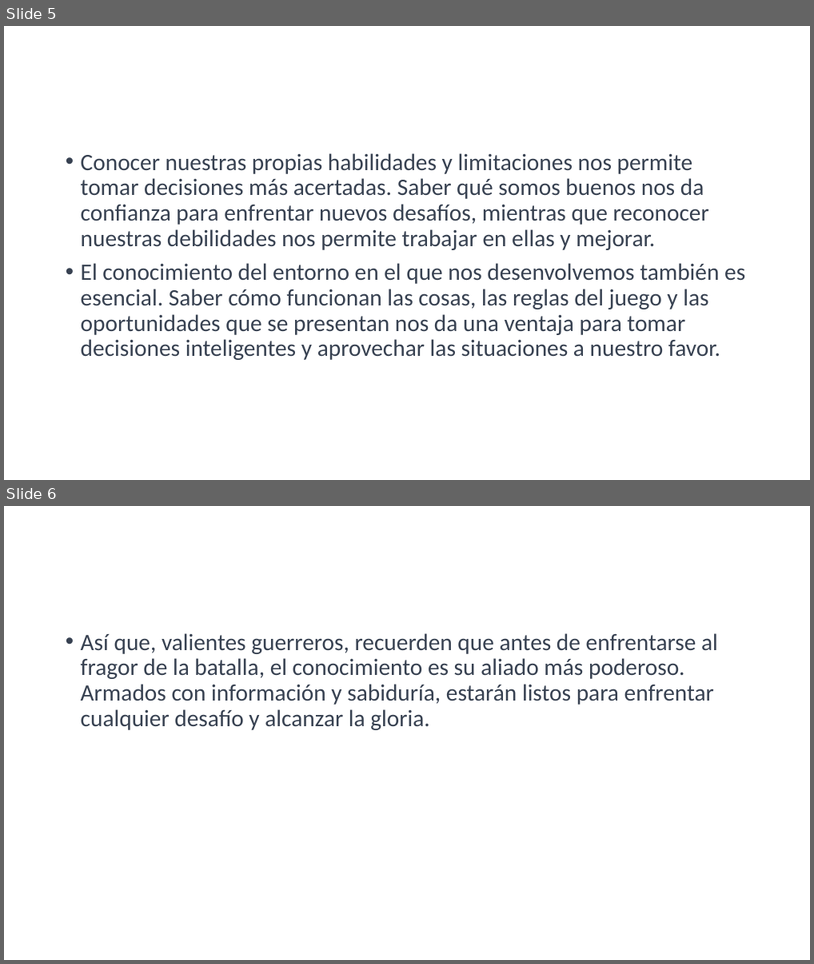
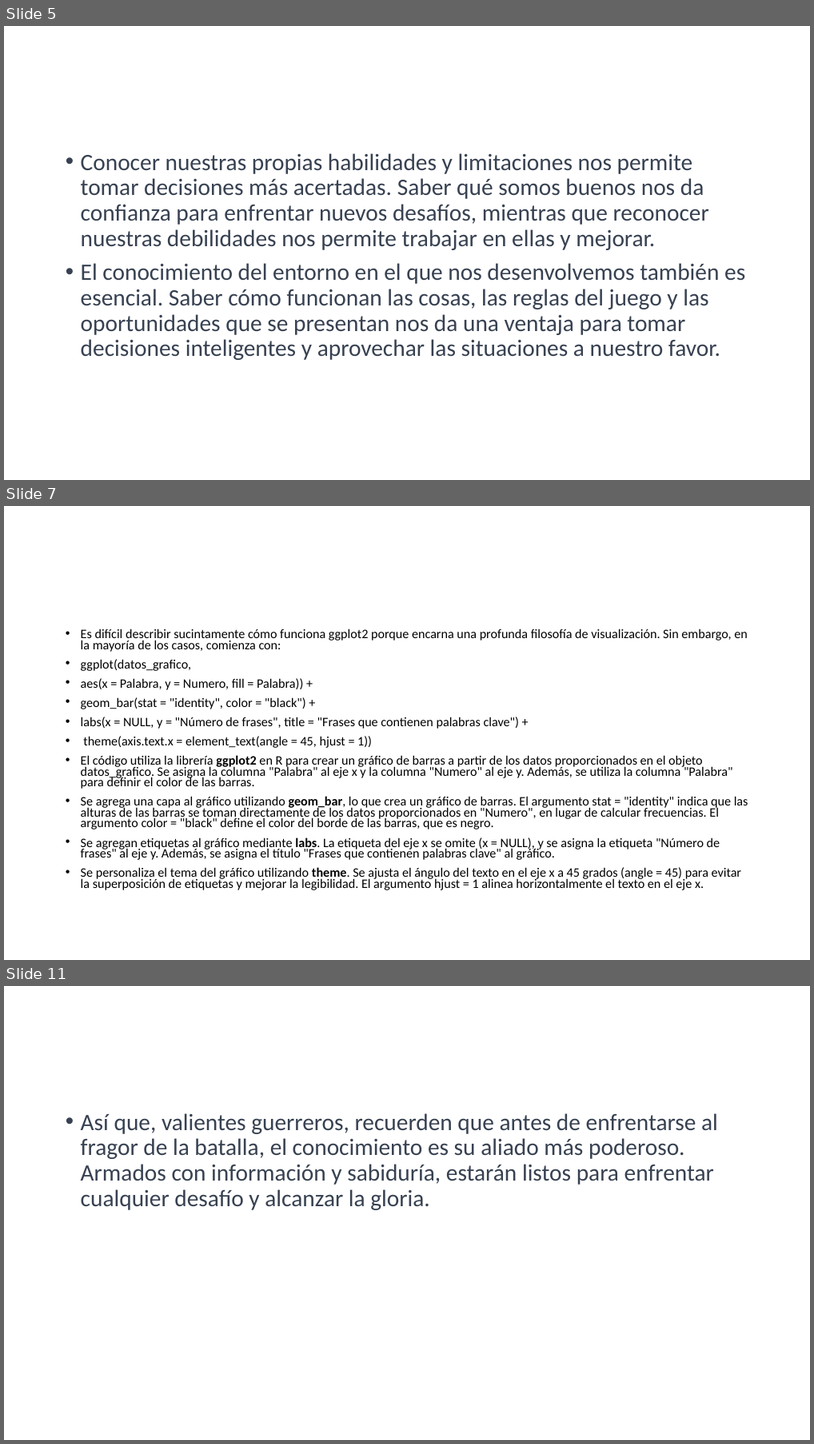
Before and after one commit to Byneros/TallerGestionDeDatosElArteDeLaGuerra, a slide deck: QUE DEBES CONOCER PARA GANAR CUALQUER BATALLA.pptx. Shown one above the other, each under a label of ours: slides 5 and 6 before the commit, slides 5, 7 and 11 after it; the slides between them are not shown. The pictures are 814x964 and 814x1444 pixels, drawn with LibreOffice and Linux fonts; fonts in the diff are those of the drawing. Boxes give left, top, right and bottom in pixels: in the first picture for what was removed or moved away, otherwise in the second. Text is boxed around its words. In the diff, an @@ line names an element or a change of style, - is before the commit and + after.

```diff
--- a/QUE DEBES CONOCER PARA GANAR CUALQUER BATALLA.pptx
+++ b/QUE DEBES CONOCER PARA GANAR CUALQUER BATALLA.pptx
@@ slide 7 added at (4,506,810,960), background #FFFFFF @@
@@ text added at (81,628,749,890), 15.4 pt, text #000000 @@
+• Es difícil describir sucintamente cómo funciona ggplot2 porque encarna una profunda filosofía de visualización. Sin embargo, en la mayoría de los casos, comienza con:
+• ggplot(datos_grafico,
+• aes(x = Palabra, y = Numero, fill = Palabra)) +
+• geom_bar(stat = "identity", color = "black") +
+• labs(x = NULL, y = "Número de frases", title = "Frases que contienen palabras clave") +
+• theme(axis.text.x = element_text(angle = 45, hjust = 1))
+• El código utiliza la librería ggplot2 en R para crear un gráfico de barras a partir de los datos proporcionados en el objeto datos_grafico. Se asigna la columna "Palabra" al eje x y la columna "Numero" al eje y. Además, se utiliza la columna "Palabra" para definir el color de las barras.
+• Se agrega una capa al gráfico utilizando geom_bar, lo que crea un gráfico de barras. El argumento stat = "identity" indica que las alturas de las barras se toman directamente de los datos proporcionados en "Numero", en lugar de calcular frecuencias. El argumento color = "black" define el color del borde de las barras, que es negro.
+• Se agregan etiquetas al gráfico mediante labs. La etiqueta del eje x se omite (x = NULL), y se asigna la etiqueta "Número de frases" al eje y. Además, se asigna el título "Frases que contienen palabras clave" al gráfico.
+• Se personaliza el tema del gráfico utilizando theme. Se ajusta el ángulo del texto en el eje x a 45 grados (angle = 45) para evitar la superposición de etiquetas y mejorar la legibilidad. El argumento hjust = 1 alinea horizontalmente el texto en el eje x.
@@ what was slide 6 is now slide 11 @@
```
Also in this commit, not shown: 4 other slides added, 3 other files.
